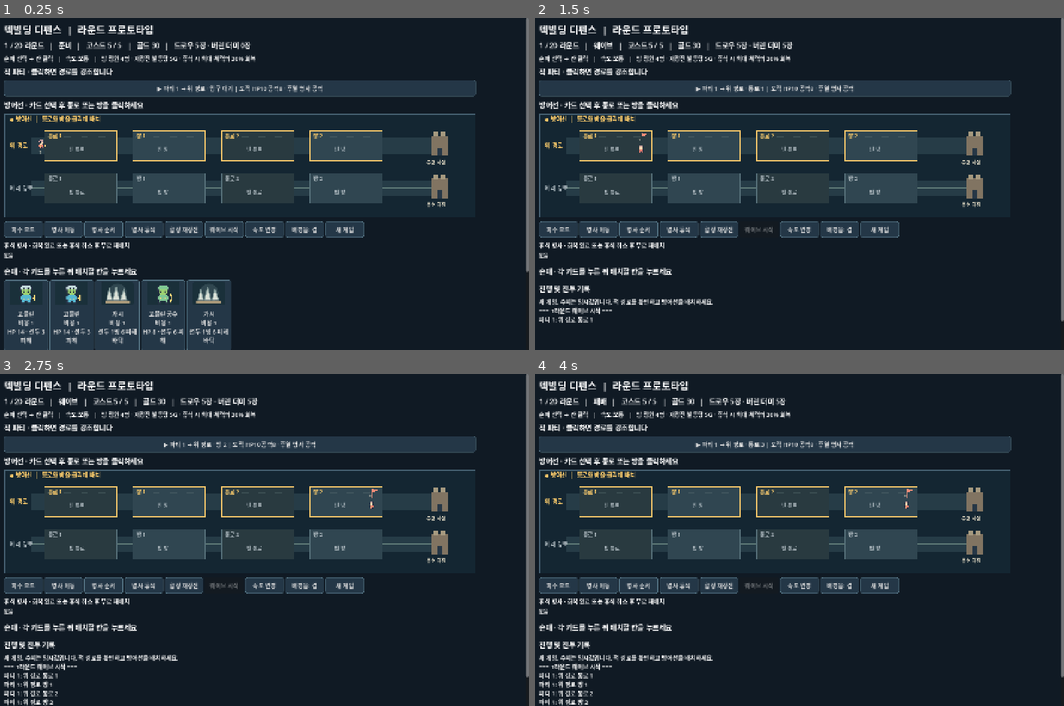
Above: before the commit, frames 1-4 (two rows, left to right).
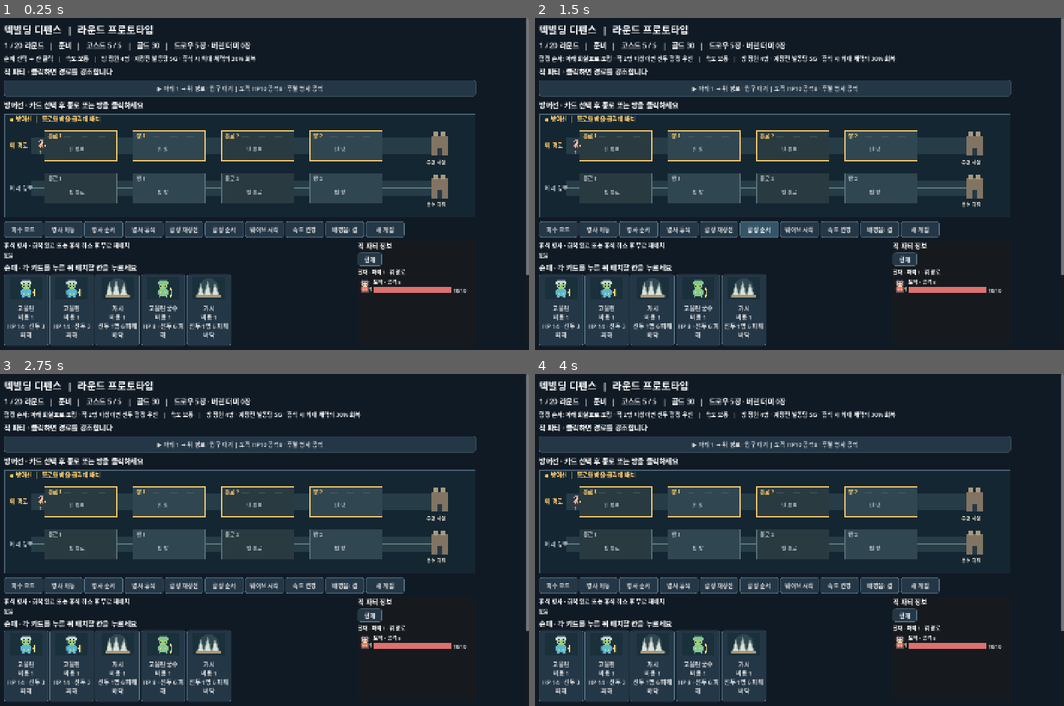
Above: after the commit, the same moments.

Repository: m16sk69-byte/DECK-BUILDING
Game: Godot game, scene res://main.tscn
Same seed, same stepped clock (60 frames per second), same inputs: the game is played once before the commit and once after it.
Inputs (mouse positions are in pixels of both pictures, inside the frame that each line leads up to):
- Up to frame 1 (0.25 s): no input
- Up to frame 2 (1.5 s): click "▶ 파티 1 → 위 경로 · 입구 대기 | 도적 HP…" at 0.5 s; click (757, 230) at 1.25 s, where only the run after the commit has a clickable "함정 순서"
- Up to frame 3 (2.75 s): click "▶ 파티 1 → 위 경로 · 방 1 | 도적 HP10…" (after the commit: "▶ 파티 1 → 위 경로 · 입구 대기 | 도적 HP…") at 2 s
- Up to frame 4 (4 s): click "▶ 파티 1 → 위 경로 · 방 2 | 도적 HP10…" (after the commit: "▶ 파티 1 → 위 경로 · 입구 대기 | 도적 HP…") at 2.75 s; click "▶ 파티 1 → 위 경로 · 통로 3 | 도적 HP1…" (after the commit: "▶ 파티 1 → 위 경로 · 입구 대기 | 도적 HP…") at 3.5 s

The runs differ from the first frame. In frame 1, 5.1% of the frame differs, in the area x 0-100%, y 61-100%; in frame 2, 12%, in the area x 0-100%, y 7-99%; in frame 3, 12%; in frame 4, 11%.

Commit message:
Improve trap order, enemy status and round rewards

Diff:
--- a/check_prototype.gd
+++ b/check_prototype.gd
@@ -53,6 +53,7 @@
 	game._slot_pressed(0, 0, false)
 	game.lanes[0].traps[0][0].hits = 1
 	game._wave_won()
+	game._choose_card_reward("")
 	var old_gold = game.gold
 	var old_cost = game.cost
 	var old_hand_size = game.hand.size()
@@ -235,6 +236,7 @@
 	game.lanes[0].rooms[0].append({"name":"고블린", "hp":13, "max_hp":24, "placed_round":1})
 	game._discard_hand()
 	game._wave_won()
+	game._choose_card_reward("")
 	assert(game.round_number == 2 and game.lanes[0].rooms[0][0].hp == 13 and game.deck.size() == before)
 	assert(not trap.active and game.hand.size() == 5)
 	assert(game.gold == 10 and unused_trap.active and unused_trap.hits == 0)
@@ -266,6 +268,7 @@
 	game.lanes[0].traps[0][0].active = true
 	game._start_wave()
 	while game.phase == "웨이브": await create_timer(0.01).timeout
+	game._choose_card_reward("")
 	assert(game.phase == "이벤트" and game.reserves[0].healed and survivor.hp == 21)
 	assert(game.reserves[1].healed and nearly_full.hp == 14)
 	assert(game.lanes[1].rooms[0].is_empty() and game.deck.size() == before)
@@ -310,6 +313,7 @@
 	game.parties = [{"lane":0, "units":[{"name":"적", "hp":10, "max_hp":10, "attack":1}], "pos":-1, "done":false}]
 	game._start_wave()
 	while game.phase == "웨이브": await create_timer(0.01).timeout
+	game._choose_card_reward("")
 	assert(game.round_number == 2 and game.lanes[0].rooms[0][0].hp == 21)
 	# Starting a new game during the animated fight must cancel the old wave.
 	game._new_game()
@@ -511,6 +515,7 @@
 	game.phase = "보스 보상"
 	game.pending_event = false
 	game._choose_reward(game.COST_DRAW_RELIC)
+	game._choose_card_reward("")
 	assert(game.max_cost == 6 and game.cost == 6 and game.hand.size() == 4)
 	assert(game.rewards_used.has(game.COST_DRAW_RELIC) and game.draw_penalty == 1)
 	# Ritual upgrades exactly one random deck card without adding #unique.
@@ -657,16 +662,65 @@
 	game._select_card(game.hand.find(second_chimera))
 	game._slot_pressed(0, 0, true)
 	assert(game.lanes[0].rooms[0].size() == 2)
+	# Front-target traps fire before rear/all traps for a multi-unit party.
+	game._new_game()
+	var rear_trap = {"name":"화살", "active":true, "hits":0, "placed_round":1}
+	var front_trap = {"name":"가시", "active":true, "hits":0, "placed_round":1}
+	game.lanes[0].traps[0] = [rear_trap, front_trap]
+	var priority_party = {"lane":0, "units":[{"name":"앞", "hp":6, "max_hp":6, "attack":1}, {"name":"뒤", "hp":15, "max_hp":15, "attack":1}]}
+	game.log_lines.clear()
+	game._apply_traps(priority_party, 0)
+	assert(game.log_lines[0].begins_with("가시 → 앞") and game.log_lines[1].begins_with("화살 → 뒤"))
+	assert(priority_party.units[0].hp == 0 and priority_party.units[1].hp == 8)
+	# If earlier front traps defeat everyone, the remaining trap stays loaded for free.
+	game._new_game()
+	var unused_arrow = {"name":"화살", "active":true, "hits":0, "placed_round":1}
+	var spike_one = {"name":"가시", "active":true, "hits":0, "placed_round":1}
+	var spike_two = {"name":"가시", "active":true, "hits":0, "placed_round":1}
+	game.lanes[0].traps[0] = [unused_arrow, spike_one, spike_two]
+	var doomed_party = {"lane":0, "units":[{"name":"앞", "hp":6, "attack":1}, {"name":"뒤", "hp":6, "attack":1}]}
+	game._apply_traps(doomed_party, 0)
+	assert(unused_arrow.active and unused_arrow.hits == 0 and spike_one.hits == 1 and spike_two.hits == 1)
+	# Player-selected order controls traps of equal priority and all traps against one enemy.
+	game._new_game()
+	game.card_defs["시험 선두"] = {"type":"trap", "slot":"벽", "targeting":"front", "damage":12}
+	var small_trap = {"name":"가시", "active":true, "hits":0, "placed_round":1}
+	var large_trap = {"name":"시험 선두", "active":true, "hits":0, "placed_round":1}
+	game.lanes[0].traps[0] = [small_trap, large_trap]
+	game._set_mode("trap_order")
+	game._move_trap_order(0, 0, 1, -1)
+	assert(game.lanes[0].traps[0][0] == large_trap)
+	game._apply_traps({"lane":0, "units":[{"name":"적", "hp":6, "attack":1}]}, 0)
+	assert(large_trap.hits == 1 and small_trap.hits == 0)
+	# The snapshot survives the transition to the next round, and the chosen reward goes to discard.
+	game._new_game()
+	game.parties = [{"lane":0, "pos":1, "done":true, "units":[{"name":"도적", "hp":0, "max_hp":10, "attack":8}]}]
+	game._wave_won()
+	assert(game.phase == "카드 보상" and game.offered_cards.size() == 3 and game.showing_previous)
+	assert(game.offered_cards.duplicate().filter(func(name): return name == game.offered_cards[0]).size() == 1)
+	assert(not game.offered_cards.has("녹티스") and not game.offered_cards.has("언데드 골렘"))
+	var chosen_reward: String = game.offered_cards[0]
+	var reward_deck_size = game.deck.size()
+	game._choose_card_reward(chosen_reward)
+	assert(game.deck.size() == reward_deck_size + 1 and game.discard_pile.any(func(card): return card.name == chosen_reward))
+	assert(game.round_number == 2 and game.previous_round == 1 and game.previous_parties[0].units[0].hp == 0)
+	game._show_current_party()
+	game._select_previous_party(0)
+	assert(game.showing_previous and game.enemy_detail_box.get_child_count() >= 4)
+	var hp_bar: ProgressBar = game.enemy_detail_box.get_child(3).get_child(1).get_child(1).get_child(0)
+	assert(hp_bar.value == 0 and hp_bar.max_value == 10)
 	# The event after round 18 belongs to round 19; round 20 has no normal event.
 	game._new_game()
 	game.round_number = 18
 	game._wave_won()
+	game._choose_card_reward("")
 	assert(game.phase == "이벤트" and game.summary.text.begins_with("19 / 20 라운드   |   대기 · 이벤트"))
 	assert(game.party_box.get_child_count() == 1)
 	var events_before_twenty: int = game.event_index
 	game._choose_event("leave")
 	assert(game.phase == "준비" and game.round_number == 19)
 	game._wave_won()
+	game._choose_card_reward("")
 	assert(game.phase == "준비" and game.round_number == 20 and game.event_index == events_before_twenty)
 	game._new_game()
 	for round_index in range(1, 21):
@@ -676,6 +730,9 @@
 		if game.phase == "보스 보상":
 			if round_index == 10: assert(game.pending_event)
 			game._choose_reward(game.REWARDS.filter(func(r): return not game.rewards_used.has(r))[0])
+		if game.phase == "카드 보상":
+			assert(game.offered_cards.size() == 3)
+			game._choose_card_reward("")
 			if round_index == 10: assert(game.phase == "이벤트")
 		if game.phase == "이벤트": game._choose_event("leave")
 	assert(game.phase == "클리어" and game.round_number == 20 and game.event_index >= 5 and game.event_index <= 6)
--- a/main.gd
+++ b/main.gd
@@ -2,9 +2,9 @@
 
 # Prototype values; see README for the assumptions behind them.
 const CARDS = {
-	"가시": {"type":"trap", "slot":"바닥", "cost":1, "damage":6, "consumable":false, "description":"선두 1명 6 피해"},
-	"화살": {"type":"trap", "slot":"벽", "cost":1, "damage":7, "consumable":true, "description":"#소모성\n후방 2명 각 7 피해"},
-	"낙석": {"type":"trap", "slot":"천장", "cost":2, "damage":8, "consumable":true, "description":"#소모성\n적 전체 각 8 피해"},
+	"가시": {"type":"trap", "slot":"바닥", "targeting":"front", "cost":1, "damage":6, "consumable":false, "description":"선두 1명 6 피해"},
+	"화살": {"type":"trap", "slot":"벽", "targeting":"rear", "cost":1, "damage":7, "consumable":true, "description":"#소모성\n후방 2명 각 7 피해"},
+	"낙석": {"type":"trap", "slot":"천장", "targeting":"all", "cost":2, "damage":8, "consumable":true, "description":"#소모성\n적 전체 각 8 피해"},
 	"고블린": {"type":"soldier", "cost":1, "hp":14, "attack":3, "description":"HP 14 · 선두 3 피해"},
 	"고블린 궁수": {"type":"soldier", "cost":1, "hp":8, "attack":6, "description":"HP 8 · 선두 6 피해"},
 	"언데드 골렘": {"type":"soldier", "cost":3, "hp":30, "attack":4, "regen":10, "description":"HP 30 · 공격 4\n#재생10"},
@@ -22,6 +22,7 @@
 const TEST_KNIGHT_ATTACK := 6
 const COST_DRAW_RELIC = "유물(임시): 최대 코스트 +1 · 드로우 -1"
 const REWARDS = ["최대 코스트 +1", "모든 병사 공격력 +2", "모든 함정 피해 +2", "골드 +12", "모든 병사 체력 10 회복", "언데드 골렘 카드 획득", "덱에 낙석 2장 추가", "최대 코스트 +2", "모든 병사 공격력 +1", COST_DRAW_RELIC]
+const ROUND_CARD_POOL = ["고블린", "고블린 궁수", "오크", "가시", "화살", "낙석"]
 const TEST_EVENTS = ["가능성 연구", "강화 의식", "넌 필요없어!!", "그냥 처음에 보여준거로 해주세요"]
 const MADNESS_EVENT = "살을주고 목을친다"
 const VAMPIRE_EVENT = "흡혈귀와의 만남"
@@ -57,6 +58,11 @@
 var selected_card := -1
 var mode := "card"
 var selected_party := 0
+var previous_parties: Array = []
+var previous_round := 0
+var selected_previous_party := 0
+var showing_previous := false
+var offered_cards: Array = []
 var speed := 0.4
 var played_rounds := 0
 var rewards_used: Array = []
@@ -76,6 +82,7 @@
 var summary: Label
 var status_label: Label
 var party_box: VBoxContainer
+var enemy_detail_box: VBoxContainer
 var hand_box: HBoxContainer
 var board_box: VBoxContainer
 var reserves_box: VBoxContainer
@@ -204,19 +211,31 @@
 	action_box.add_child(_button("병사 순서", _set_mode.bind("order")))
 	action_box.add_child(_button("병사 휴식", _set_mode.bind("rest")))
 	action_box.add_child(_button("함정 재장전", _set_mode.bind("rearm")))
+	action_box.add_child(_button("함정 순서", _set_mode.bind("trap_order")))
 	start_button = _button("웨이브 시작", _start_wave)
 	action_box.add_child(start_button)
 	action_box.add_child(_button("속도 변경", _toggle_speed))
 	music_button = _button("배경음: 켬", _toggle_music)
 	action_box.add_child(music_button)
 	action_box.add_child(_button("새 게임", _new_game))
+	var details_row := HBoxContainer.new()
+	root.add_child(details_row)
+	var left_details := VBoxContainer.new()
+	left_details.size_flags_horizontal = Control.SIZE_EXPAND_FILL
+	details_row.add_child(left_details)
+	var enemy_panel := PanelContainer.new()
+	enemy_panel.custom_minimum_size = Vector2(320, 260)
+	details_row.add_child(enemy_panel)
+	enemy_detail_box = VBoxContainer.new()
+	enemy_detail_box.add_theme_constant_override("separation", 5)
+	enemy_panel.add_child(enemy_detail_box)
 	reserves_box = VBoxContainer.new()
-	root.add_child(reserves_box)
+	left_details.add_child(reserves_box)
 	options_box = HBoxContainer.new()
-	root.add_child(options_box)
-	root.add_child(_label("손패 · 각 카드를 누른 뒤 배치할 칸을 누르세요", 19))
+	left_details.add_child(options_box)
+	left_details.add_child(_label("손패 · 각 카드를 누른 뒤 배치할 칸을 누르세요", 19))
 	hand_box = HBoxContainer.new()
-	root.add_child(hand_box)
+	left_details.add_child(hand_box)
 	root.add_child(_label("진행 및 전투 기록", 19))
 	log_box = RichTextLabel.new()
 	log_box.custom_minimum_size = Vector2(0, 230)
@@ -286,6 +305,11 @@
 	played_rounds = 0
 	selected_card = -1
 	selected_party = 0
+	previous_parties.clear()
+	previous_round = 0
+	selected_previous_party = 0
+	showing_previous = false
+	offered_cards.clear()
 	mode = "card"
 	rewards_used.clear()
 	event_index = 0
@@ -427,6 +451,27 @@
 
 func _select_party(index: int) -> void:
 	selected_party = index
+	showing_previous = false
+	_refresh()
+
+func _select_previous_party(index: int) -> void:
+	if index < 0 or index >= previous_parties.size(): return
+	selected_previous_party = index
+	showing_previous = true
+	_refresh()
+
+func _show_current_party() -> void:
+	showing_previous = false
+	_refresh()
+
+func _move_trap_order(lane: int, slot: int, index: int, direction: int) -> void:
+	if phase != "준비" or mode != "trap_order": return
+	var traps: Array = lanes[lane].traps[slot]
+	var target := index + direction
+	if index < 0 or index >= traps.size() or target < 0 or target >= traps.size(): return
+	var trap: Dictionary = traps.pop_at(index)
+	traps.insert(target, trap)
+	_log("%s 함정 발동 순서 변경" % trap.name)
 	_refresh()
 
 func _soldier_pressed(lane: int, slot: int, index: int) -> void:
@@ -526,6 +571,8 @@
 		_log("방 아래의 병사 버튼을 선택하면 휴식시킬 수 있습니다.")
 	elif mode == "order":
 		_log("지도 아래의 병사 버튼을 선택해 순서를 바꾸세요.")
+	elif mode == "trap_order":
+		_log("지도 아래에서 함정의 화살표 버튼으로 순서를 바꾸세요.")
 	elif mode == "remove":
 		if placements.is_empty(): return
 		if not is_room:
@@ -617,7 +664,7 @@
 	summary.text = "%d / 20 라운드   |   %s   |   코스트 %d / %d   |   골드 %d   |   드로우 %d장 · 버린 더미 %d장" % [displayed_round, displayed_phase, cost, max_cost, gold, draw_pile.size(), discard_pile.size()]
 	if madness_relic: summary.text += "   |   유물: 광기의 집념"
 	if draw_penalty > 0: summary.text += "   |   턴 드로우 %d장" % maxi(0, 5 - draw_penalty)
-	var instructions := {"card":"손패 선택 → 칸 클릭", "remove":"지도 아래 함정 선택해 철거 · 새 배치는 환급", "move":"병사 선택 → 이동할 방 클릭", "order":"병사 선택 → 같은 방의 원하는 순서 선택", "rest":"병사 선택 → 한 웨이브 휴식", "rearm":"재장전 모드: 비활성 함정 클릭"}
+	var instructions := {"card":"손패 선택 → 칸 클릭", "remove":"지도 아래 함정 선택해 철거 · 새 배치는 환급", "move":"병사 선택 → 이동할 방 클릭", "order":"병사 선택 → 같은 방의 원하는 순서 선택", "rest":"병사 선택 → 한 웨이브 휴식", "rearm":"재장전 모드: 비활성 함정 클릭", "trap_order":"함정 순서: 아래 화살표로 조정 · 적 2명 이상이면 선두 함정 우선"}
 	status_label.text = "%s   |   속도 %s   |   방 정원 4명 · 재장전 발동당 5G · 휴식 시 최대 체력의 30%% 회복" % [instructions[mode], "빠름" if speed < 0.4 else "보통"]
 	start_button.disabled = phase != "준비"
 	_clear(party_box)
@@ -632,6 +679,7 @@
 		var location := "처치" if party.done else ("입구 대기" if party.pos < 0 else ("통로 %d" % (int(party.pos / 2) + 1) if party.pos % 2 == 0 else "방 %d" % (int(party.pos / 2) + 1)))
 		var label_value := "%s파티 %d → %s 경로 · %s | %s" % ["▶ " if i == selected_party else "", i + 1, "위" if party.lane == 0 else "아래", location, " / ".join(descriptions)]
 		party_box.add_child(_button(label_value, _select_party.bind(i)))
+	_refresh_enemy_details()
 	_clear(board_box)
 	var map_view = preload("res://map_art.gd").new()
 	map_view.game = self
@@ -663,6 +711,26 @@
 					var trap: Dictionary = lanes[lane].traps[slot][i]
 					var state := "이번 배치·환급" if trap.placed_round == round_number else "기존·환급 없음"
 					trap_row.add_child(_button("통로%d %s\n%s" % [slot + 1, trap.name, state], _remove_trap.bind(lane, slot, i)))
+	if mode == "trap_order":
+		for lane in range(2):
+			for slot in range(2):
+				var trap_list: Array = lanes[lane].traps[slot]
+				if trap_list.is_empty(): continue
+				var trap_row := HBoxContainer.new()
+				board_box.add_child(trap_row)
+				trap_row.add_child(_label("%s 통로%d:" % ["위" if lane == 0 else "아래", slot + 1], 14))
+				for i in range(trap_list.size()):
+					var trap: Dictionary = trap_list[i]
+					var priority := "선두 우선" if card_defs[trap.name].get("targeting", "front") == "front" else "일반"
+					trap_row.add_child(_label("%d. %s (%s)" % [i + 1, trap.name, priority], 14))
+					var earlier := _button("←", _move_trap_order.bind(lane, slot, i, -1))
+					earlier.custom_minimum_size = Vector2(36, 36)
+					earlier.disabled = i == 0
+					trap_row.add_child(earlier)
+					var later := _button("→", _move_trap_order.bind(lane, slot, i, 1))
+					later.custom_minimum_size = Vector2(36, 36)
+					later.disabled = i == trap_list.size() - 1
+					trap_row.add_child(later)
 	_clear(reserves_box)
 	reserves_box.add_child(_label("휴식 병사 · 회복 완료 또는 휴식 취소 후 무료 재배치", 16))
 	var reserve_row := HBoxContainer.new()
@@ -701,6 +769,58 @@
 			card_button.add_theme_constant_override("icon_max_width", 88)
 		hand_box.add_child(card_button)
 
+func _refresh_enemy_details() -> void:
+	_clear(enemy_detail_box)
+	enemy_detail_box.add_child(_label("적 파티 정보", 18))
+	var tabs := HBoxContainer.new()
+	enemy_detail_box.add_child(tabs)
+	var current_button := _button("현재", _show_current_party)
+	current_button.custom_minimum_size = Vector2(65, 32)
+	tabs.add_child(current_button)
+	for i in range(previous_parties.size()):
+		var old_button := _button("직전 %d" % (i + 1), _select_previous_party.bind(i))
+		old_button.custom_minimum_size = Vector2(70, 32)
+		tabs.add_child(old_button)
+	var visible_parties: Array = previous_parties if showing_previous else parties
+	var index := selected_previous_party if showing_previous else selected_party
+	if visible_parties.is_empty() or index < 0 or index >= visible_parties.size():
+		enemy_detail_box.add_child(_label("표시할 적 파티가 없습니다.", 14))
+		return
+	var party: Dictionary = visible_parties[index]
+	var party_title := "%s · 파티 %d · %s 경로" % ["%d라운드 결과" % previous_round if showing_previous else "현재", index + 1, "위" if party.lane == 0 else "아래"]
+	enemy_detail_box.add_child(_label(party_title, 14))
+	for unit in party.units:
+		var row := HBoxContainer.new()
+		enemy_detail_box.add_child(row)
+		var icon := TextureRect.new()
+		icon.custom_minimum_size = Vector2(38, 38)
+		icon.expand_mode = TextureRect.EXPAND_IGNORE_SIZE
+		icon.stretch_mode = TextureRect.STRETCH_KEEP_ASPECT_CENTERED
+		icon.texture = sprite_icons.get("enemy_" + str(unit.name), sprite_icons.get("enemy_보스"))
+		row.add_child(icon)
+		var info := VBoxContainer.new()
+		info.size_flags_horizontal = Control.SIZE_EXPAND_FILL
+		row.add_child(info)
+		var hp: int = maxi(0, unit.hp)
+		var max_hp: int = maxi(1, unit.get("max_hp", unit.hp))
+		info.add_child(_label("%s · 공격 %d%s" % [unit.name, unit.attack, " · 처치" if hp <= 0 else ""], 14))
+		var health_row := HBoxContainer.new()
+		info.add_child(health_row)
+		var bar := ProgressBar.new()
+		bar.custom_minimum_size = Vector2(110, 14)
+		bar.size_flags_horizontal = Control.SIZE_EXPAND_FILL
+		bar.max_value = max_hp
+		bar.value = hp
+		bar.show_percentage = false
+		var fill := StyleBoxFlat.new()
+		fill.bg_color = Color("dc716e")
+		bar.add_theme_stylebox_override("fill", fill)
+		health_row.add_child(bar)
+		var hp_label := _label("%d/%d" % [hp, max_hp], 13)
+		hp_label.autowrap_mode = TextServer.AUTOWRAP_OFF
+		hp_label.custom_minimum_size.x = 62
+		health_row.add_child(hp_label)
+
 func _toggle_speed() -> void:
 	speed = 0.04 if speed >= 0.4 else 0.4
 	_refresh()
@@ -744,7 +864,16 @@
 	return candidates.front()
 
 func _apply_traps(party: Dictionary, slot: int) -> void:
-	for trap in lanes[party.lane].traps[slot]:
+	var traps: Array = lanes[party.lane].traps[slot]
+	var ordered: Array = []
+	if _live_enemies(party).size() >= 2:
+		for trap in traps:
+			if card_defs[trap.name].get("targeting", "front") == "front": ordered.append(trap)
+		for trap in traps:
+			if card_defs[trap.name].get("targeting", "front") != "front": ordered.append(trap)
+	else:
+		ordered = traps.duplicate()
+	for trap in ordered:
 		if not trap.active: continue
 		var targets := _live_enemies(party)
 		if targets.is_empty(): break
@@ -752,9 +881,10 @@
 		if card_defs[trap.name].get("consumable", false):
 			trap.active = false
 		var damage: int = card_defs[trap.name].damage + trap_bonus
-		if trap.name == "낙석":
+		var targeting: String = card_defs[trap.name].get("targeting", "front")
+		if targeting == "all":
 			for unit in targets: _damage_enemy(unit, damage, trap.name)
-		elif trap.name == "화살":
+		elif targeting == "rear":
 			for i in range(maxi(0, targets.size() - 2), targets.size()):
 				_damage_enemy(targets[i], damage, trap.name)
 		else:
@@ -813,6 +943,7 @@
 
 func _start_wave() -> void:
 	if phase != "준비": return
+	showing_previous = false
 	_discard_hand()
 	moving_soldier.clear()
 	selected_order.clear()
@@ -855,6 +986,10 @@
 
 func _wave_won() -> void:
 	played_rounds = round_number
+	previous_parties = parties.duplicate(true)
+	previous_round = round_number
+	selected_previous_party = clampi(selected_party, 0, maxi(0, previous_parties.size() - 1))
+	showing_previous = not previous_parties.is_empty()
 	gold += 10
 	_log("%d라운드 방어 성공 · 수입 10G" % round_number)
 	for entry in reserves:
@@ -869,16 +1004,48 @@
 			for trap in tile:
 				if trap.active and trap.hits > 0:
 					trap.active = false
-	if round_number == 20:
-		_finish(true)
-		return
-	pending_event = round_number % 2 == 0
-	if round_number % 5 == 0:
+	pending_event = round_number % 2 == 0 and round_number < 20
+	if round_number % 5 == 0 and round_number < 20:
 		_show_rewards()
-	elif pending_event:
-		_show_event()
 	else:
-		_next_round()
+		_show_card_reward()
+
+func _show_card_reward() -> void:
+	phase = "카드 보상"
+	offered_cards.clear()
+	var candidates: Array = ROUND_CARD_POOL.duplicate()
+	for i in range(mini(3, candidates.size())):
+		offered_cards.append(candidates.pop_at(rng.randi_range(0, candidates.size() - 1)))
+	_clear(options_box)
+	var reward_heading := _label("라운드 카드 보상\n3장 중 하나 선택", 16)
+	reward_heading.autowrap_mode = TextServer.AUTOWRAP_OFF
+	reward_heading.custom_minimum_size.x = 150
+	options_box.add_child(reward_heading)
+	for card_name in offered_cards:
+		var data: Dictionary = card_defs[card_name]
+		var reward_button := _button("%s\n코스트 %d\n%s" % [card_name, data.cost, _display_card_description(card_name)], _choose_card_reward.bind(card_name))
+		reward_button.custom_minimum_size = Vector2(130, 105)
+		if card_icons.has(card_name):
+			reward_button.icon = card_icons[card_name]
+			reward_button.icon_alignment = HORIZONTAL_ALIGNMENT_CENTER
+			reward_button.vertical_icon_alignment = VERTICAL_ALIGNMENT_TOP
+			reward_button.add_theme_constant_override("icon_max_width", 48)
+		options_box.add_child(reward_button)
+	options_box.add_child(_button("카드 받지 않기", _choose_card_reward.bind("")))
+	_log("라운드 보상: 카드 3장 중 1장을 선택하거나 건너뛰세요.")
+	_refresh()
+
+func _choose_card_reward(card_name: String) -> void:
+	if phase != "카드 보상" or (not card_name.is_empty() and not offered_cards.has(card_name)): return
+	if card_name.is_empty(): _log("카드 보상을 건너뛰었습니다.")
+	else:
+		_add_card(card_name)
+		_log("카드 보상: %s 획득 · 버린 더미에 추가" % card_name)
+	offered_cards.clear()
+	_clear(options_box)
+	if round_number == 20: _finish(true)
+	elif pending_event: _show_event()
+	else: _next_round()
 
 func _show_rewards() -> void:
 	phase = "보스 보상"
@@ -913,8 +1080,7 @@
 			_add_card("낙석")
 	_log("보상 선택: " + reward)
 	_clear(options_box)
-	if pending_event: _show_event()
-	else: _next_round()
+	_show_card_reward()
 
 func _heal_all(amount: int) -> void:
 	for lane in lanes:
@@ -1172,6 +1338,11 @@
 	_log("%d라운드 준비. 발동한 함정은 골드로 재장전하세요." % round_number)
 
 func _finish(won: bool) -> void:
+	if not won:
+		previous_parties = parties.duplicate(true)
+		previous_round = round_number
+		selected_previous_party = clampi(selected_party, 0, maxi(0, previous_parties.size() - 1))
+		showing_previous = not previous_parties.is_empty()
 	phase = "클리어" if won else "패배"
 	var score: int = played_rounds * 100 + damage_total + gold * 2 + cards_used * 5
 	_log("%s · 점수 %d | 클리어 %d라운드 · 피해 %d · 골드 %d · 사용 카드 %d" % [phase, score, played_rounds, damage_total, gold, cards_used])
Not shown, changed: CLOUD_HANDOFF.md
Not shown, changed: GAME_DESIGN.md
